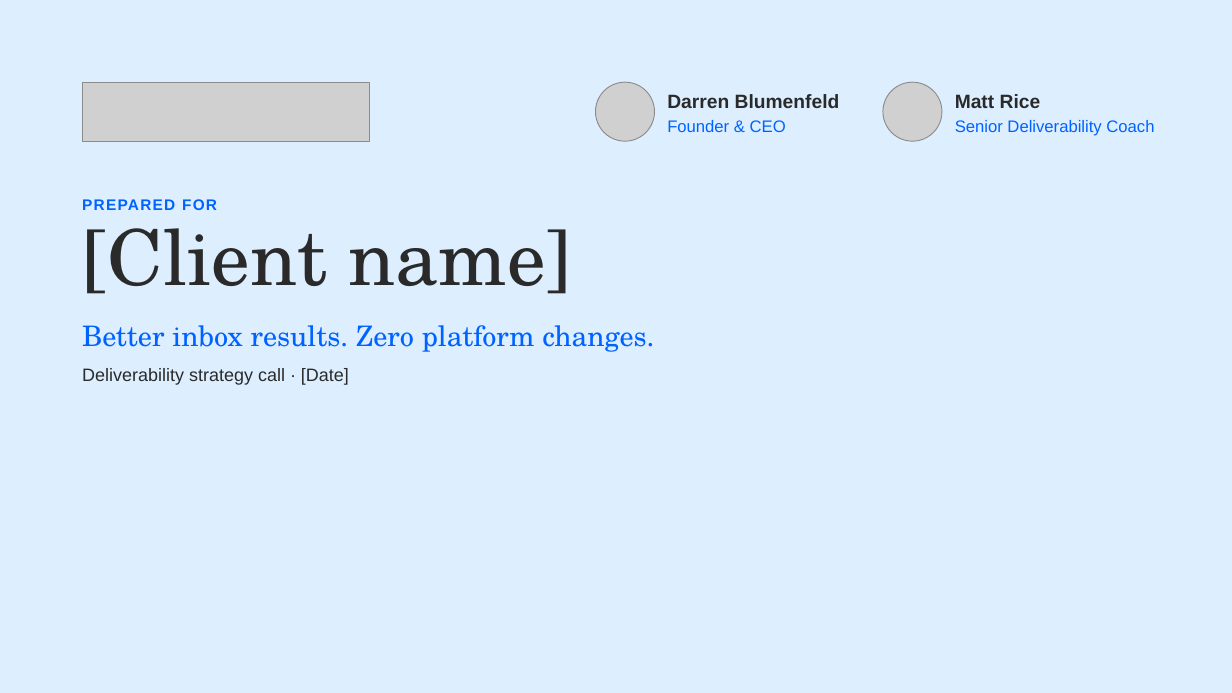
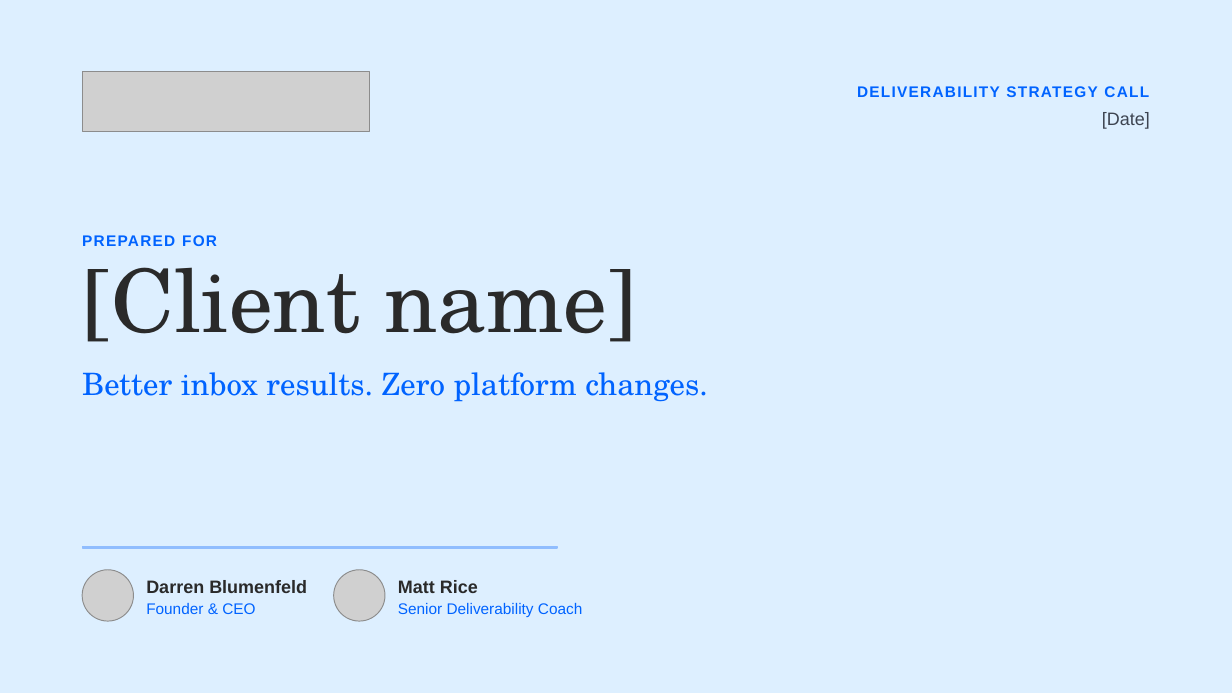
Before and after one commit to Finaltoucch/Final, a slide deck: slide 1 of deliverables/InboxAlly_Sales_Call_Deck.pptx. Drawn at 1232x693 pixels with LibreOffice and Linux fonts; fonts in the diff are those of the drawing; grey boxes stand for pictures; background and template pictures are left out. Boxes give left, top, right and bottom in pixels: in the first picture for what was removed or moved away, otherwise in the second. Text is boxed around its words. In the diff, an @@ line names an element or a change of style, - is before the commit and + after.

```diff
--- a/deliverables/InboxAlly_Sales_Call_Deck.pptx
+++ b/deliverables/InboxAlly_Sales_Call_Deck.pptx
@@ picture: place and size @@
-picture at <box>82,82,370,142</box>
+picture at <box>82,72,370,132</box>
@@ text at <box>857,86,1149,97</box>: text changed; size 14 to 12 pt; text colour #2A2A2A to #0063FF; bold on @@
-Deliverability strategy call · [Date]
+DELIVERABILITY STRATEGY CALL
@@ text added at <box>1102,112,1150,129</box>, 14 pt, text #3D4451 @@
+[Date]
@@ text "PREPARED FOR": place and size @@
-text "PREPARED FOR" at <box>82,199,217,210</box>
+text "PREPARED FOR" at <box>82,235,217,246</box>
@@ text "[Client name]": place and size @@
-text "[Client name]" at <box>82,209,571,294</box>
+text "[Client name]" at <box>82,245,636,342</box>
@@ text "[Client name]" at <box>82,245,636,342</box>: size 60 to 68 pt @@
@@ text "Better inbox results. Zero platform ...": place and size @@
-text "Better inbox results. Zero platform ..." at <box>82,325,654,352</box>
+text "Better inbox results. Zero platform ..." at <box>82,372,708,402</box>
@@ text "Better inbox results. Zero platform ..." at <box>82,372,708,402</box>: size 22 to 24 pt @@
@@ rectangle added at <box>82,547,557,548</box>, fill #90BDFE, outline #90BDFE 1 pt @@
@@ picture: place and size @@
-picture at <box>595,82,654,141</box>
+picture at <box>82,570,134,622</box>
@@ text "Darren Blumenfeld": place and size @@
-text "Darren Blumenfeld" at <box>667,94,840,108</box>
+text "Darren Blumenfeld" at <box>146,580,307,593</box>
@@ text "Darren Blumenfeld" at <box>146,580,307,593</box>: size 15 to 14 pt @@
@@ text "Founder & CEO": place and size @@
-text "Founder & CEO" at <box>667,120,786,132</box>
+text "Founder & CEO" at <box>146,603,255,614</box>
@@ text "Founder & CEO" at <box>146,603,255,614</box>: size 13 to 12 pt @@
@@ picture: place and size @@
-picture at <box>884,82,943,141</box>
+picture at <box>334,570,385,622</box>
@@ text "Matt Rice" at <box>398,580,478,593</box>: size 15 to 14 pt @@
@@ text "Senior Deliverability Coach" at <box>398,603,582,617</box>: size 13 to 12 pt @@
@@ text "Matt Rice": place and size @@
-text "Matt Rice" at <box>955,94,1041,108</box>
+text "Matt Rice" at <box>398,580,478,593</box>
@@ text "Senior Deliverability Coach": place and size @@
-text "Senior Deliverability Coach" at <box>955,120,1154,136</box>
+text "Senior Deliverability Coach" at <box>398,603,582,617</box>
```
Also in this commit, not shown: 1 other file.
